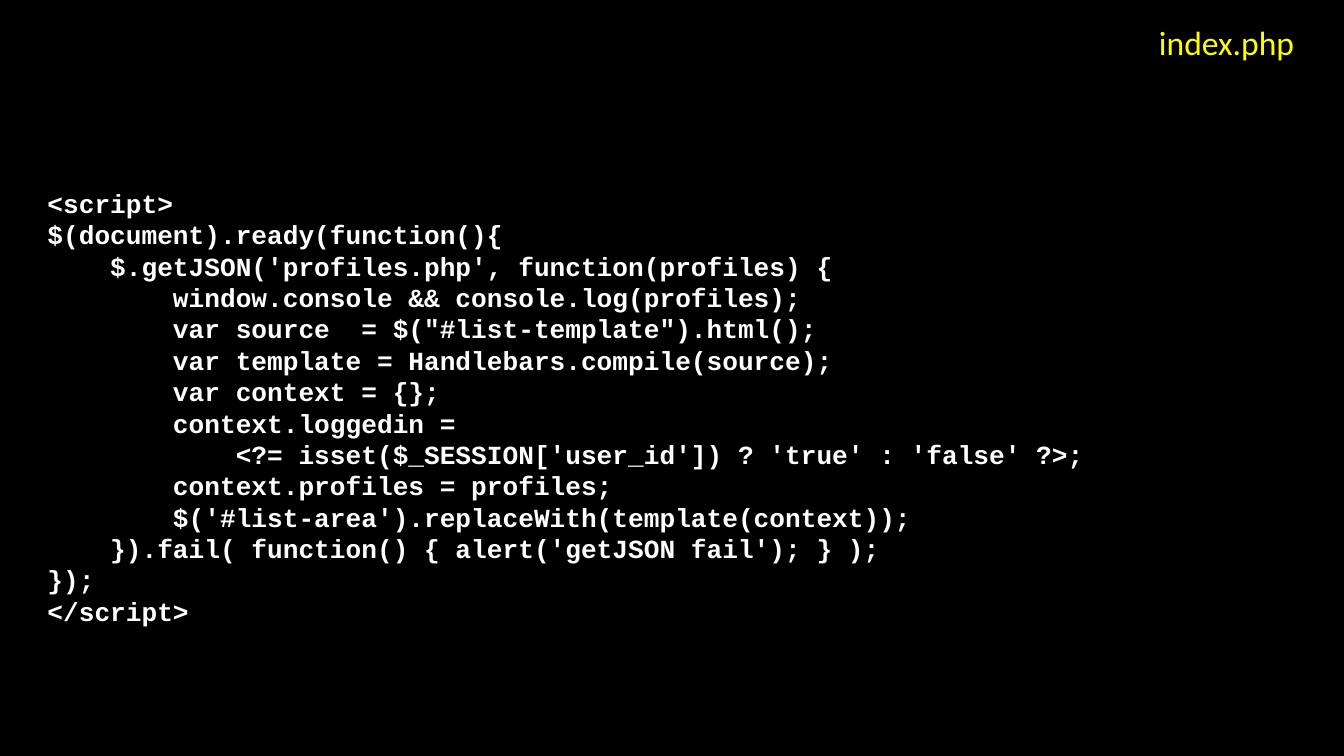
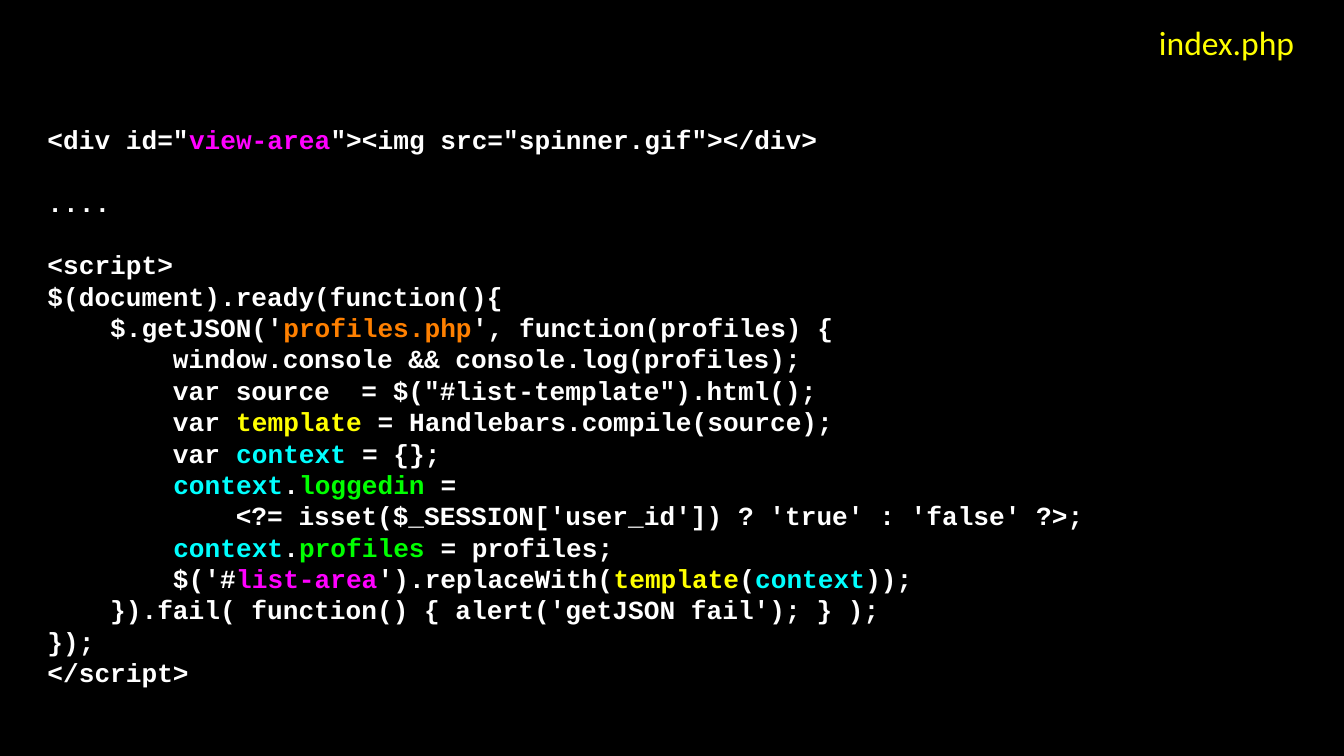
Before and after one commit to csev/wa4e, a slide deck: slide 13 of lectures/JS-05-Handlebars.ppt (slide 12 before the commit). Drawn at 1344x756 pixels with LibreOffice and Linux fonts; fonts in the diff are those of the drawing. Boxes give left, top, right and bottom in pixels: in the first picture for what was removed or moved away, otherwise in the second. Text is boxed around its words. In the diff, an @@ line names an element or a change of style, - is before the commit and + after.

Commit message:
New version

```diff
--- a/lectures/JS-05-Handlebars.ppt
+++ b/lectures/JS-05-Handlebars.ppt
@@ text "<div id="view-area"><img src="spinner.gif"></div>": place and size @@
-text "<div id="view-area"><img src="spinner.gif"></div>" at (47,195,1021,627)
+text "<div id="view-area"><img src="spinner.gif"></div>" at (47,131,1021,688)
@@ text at (47,131,817,155): paragraphs added @@
+<div id="view-area"><img src="spinner.gif"></div>
+....
@@ text at (110,319,912,594): text colour #FFFFFF to #FF8000 in "$.getJSON('profiles.php',"; text colour #FFFFFF to #FFFF00 in "template", "$('#list-area').replaceWith(template(context));"; text colour #FFFFFF to #00FFFF in "context", "context.loggedin", "context.profiles", "$('#list-area').replaceWith(template(context));"; text colour #FFFFFF to #00FF00 in "context.loggedin", "context.profiles"; text colour #FFFFFF to #FF00FF in "$('#list-area').replaceWith(template(context));" @@
```
Also in this commit, not shown: 1 other slide changed, 1 slide added.
